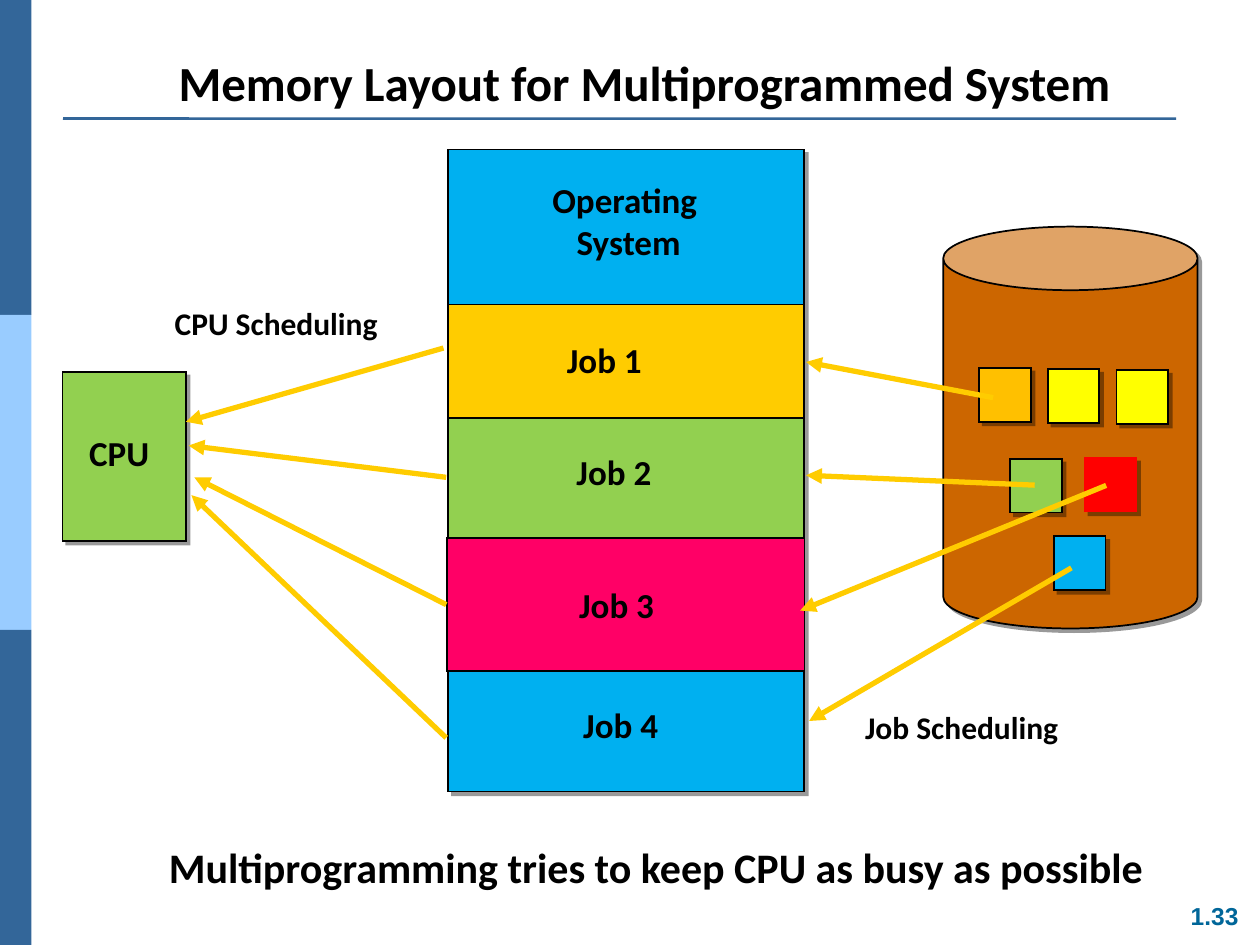
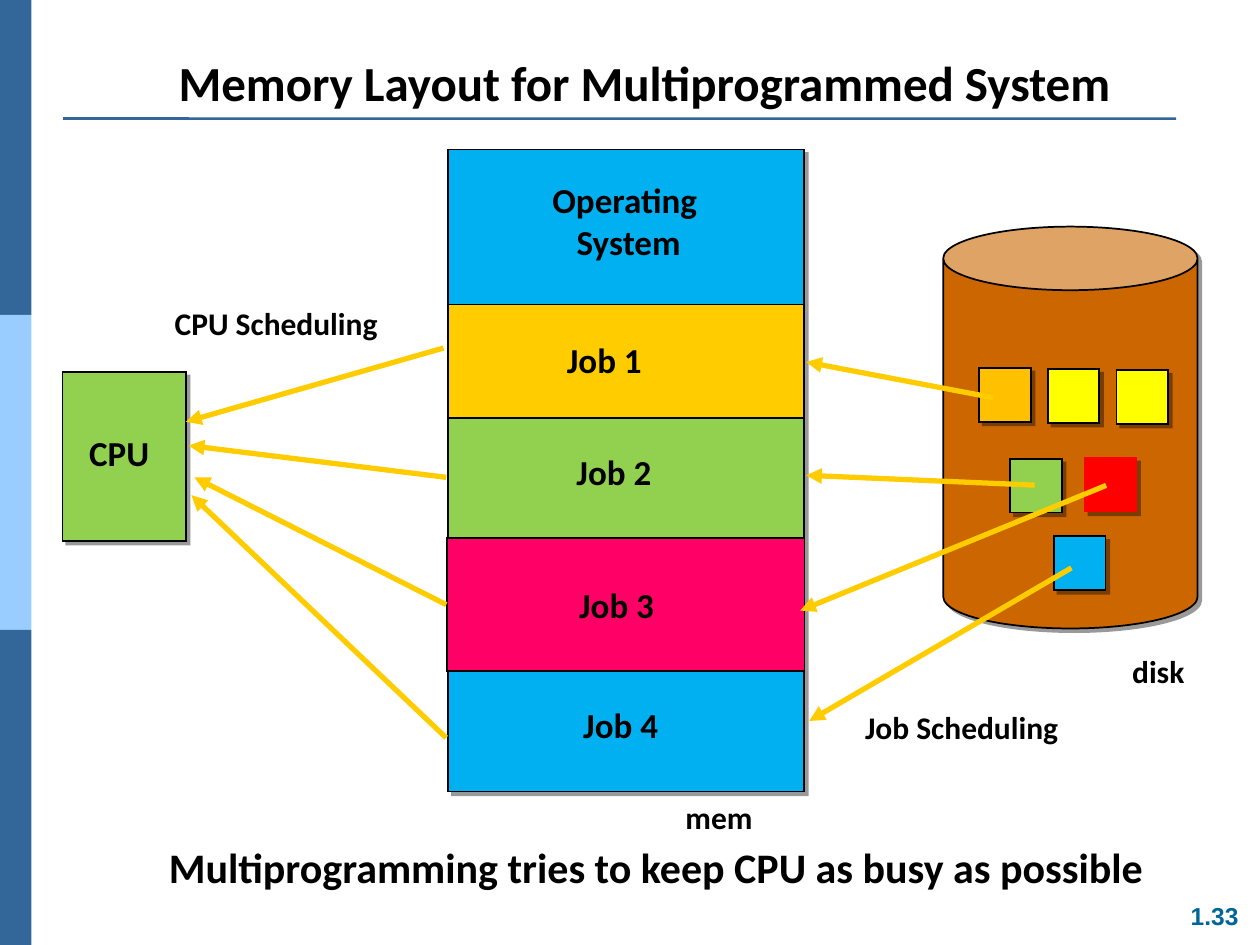
Before and after one commit to Yang09701194/OS_Learning, a slide deck: slide 33 of ch01.ppt. Drawn at 1260x945 pixels with LibreOffice and Linux fonts; fonts in the diff are those of the drawing. Boxes give left, top, right and bottom in pixels: in the first picture for what was removed or moved away, otherwise in the second. Text is boxed around its words. In the diff, an @@ line names an element or a change of style, - is before the commit and + after.

```diff
--- a/ch01.ppt
+++ b/ch01.ppt
@@ text added at <box>1132,661,1184,684</box>, 18 pt, text #000000, bold @@
+disk
@@ text added at <box>685,813,752,830</box>, 18 pt, text #000000, bold @@
+mem
```
Also in this commit, not shown: 8 other slides changed, 1 slide added.
